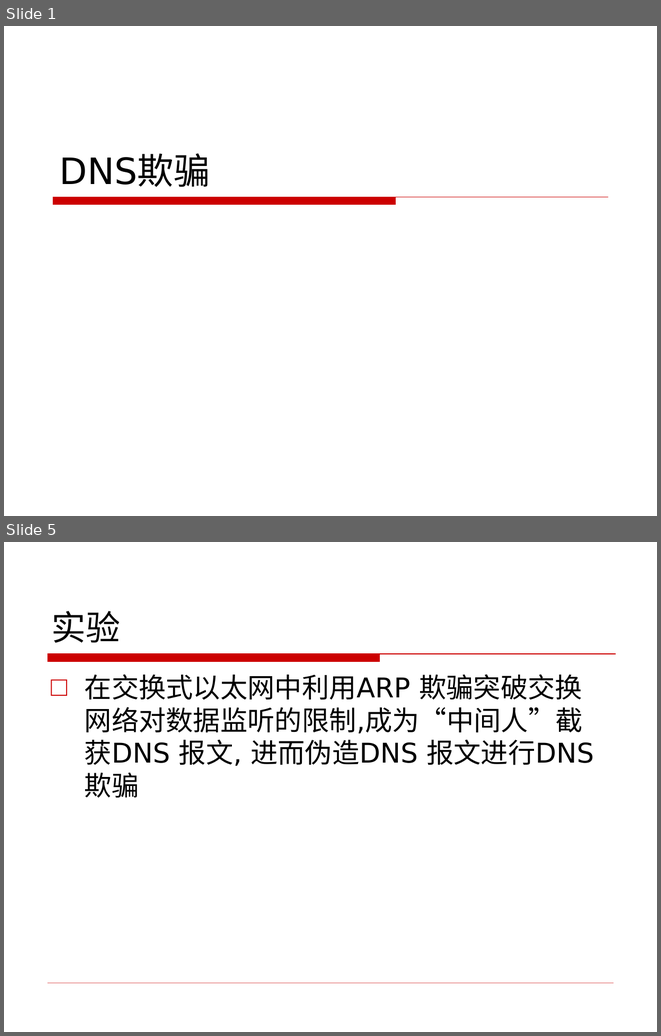
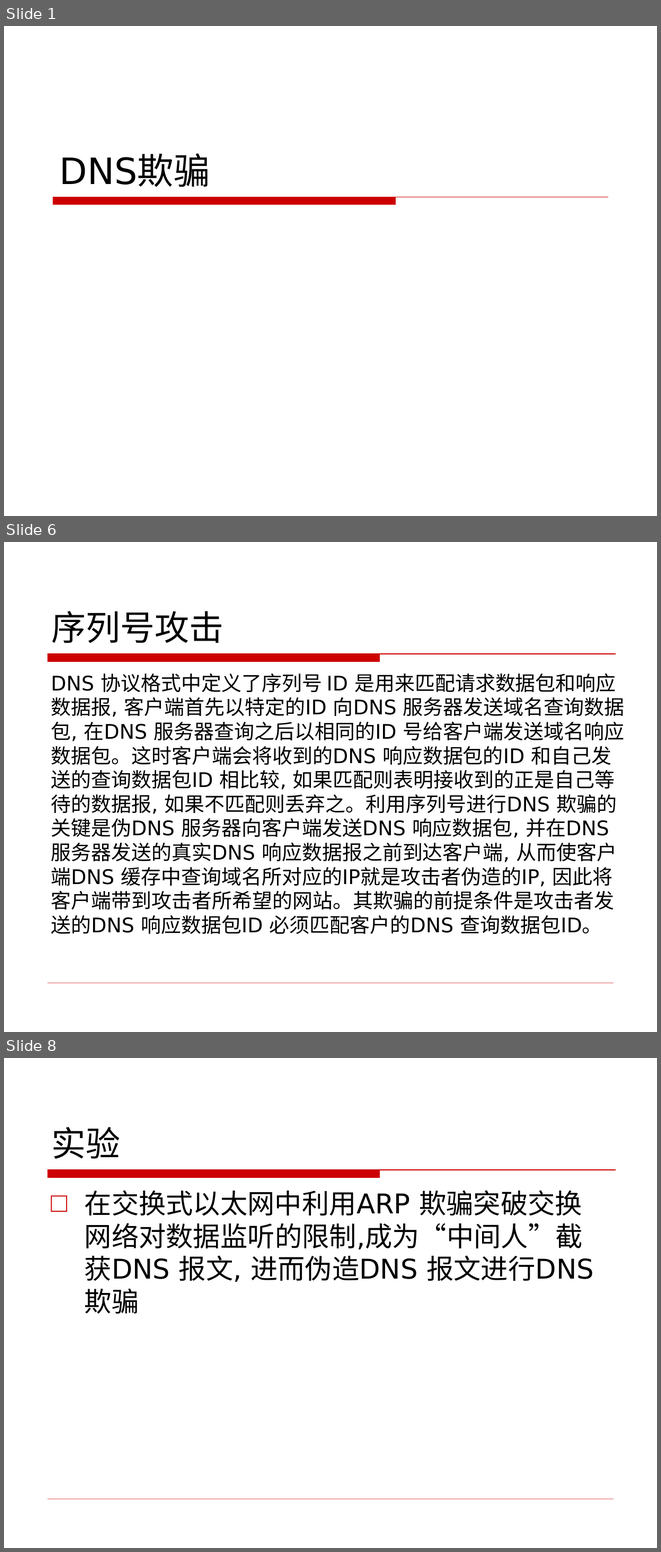
Before and after one commit to CUCCS/ns, a slide deck: 2016-2/MRL_YQY/DNS欺骗.ppt. Shown one above the other, each under a label of ours: slides 1 and 5 before the commit, slides 1, 6 and 8 after it; the slides between them are not shown. The pictures are 661x1036 and 661x1552 pixels, drawn with LibreOffice and Linux fonts; fonts in the diff are those of the drawing; background and template pictures are left out. Boxes give left, top, right and bottom in pixels: in the first picture for what was removed or moved away, otherwise in the second. Text is boxed around its words. In the diff, an @@ line names an element or a change of style, - is before the commit and + after.

Commit message:
1028-DNS欺骗PPT更新
添加了参考文献备注，补充了一些解释

```diff
--- a/2016-2/MRL_YQY/DNS欺骗.ppt
+++ b/2016-2/MRL_YQY/DNS欺骗.ppt
@@ slide 6 added at (4, 542, 657, 1032), background picture (left out); not listed: 2 template elements that a slide beside it also shows @@
@@ title added at (51, 611, 223, 643), 38 pt, text #000000 @@
+序列号攻击
@@ text added at (51, 673, 625, 934), 22.2 pt, text #000000 @@
+DNS 协议格式中定义了序列号 ID 是用来匹配请求数据包和响应数据报, 客户端首先以特定的ID 向DNS 服务器发送域名查询数据包, 在DNS 服务器查询之后以相同的ID 号给客户端发送域名响应数据包。这时客户端会将收到的DNS 响应数据包的ID 和自己发送的查询数据包ID 相比较, 如果匹配则表明接收到的正是自己等待的数据报, 如果不匹配则丢弃之。利用序列号进行DNS 欺骗的关键是伪DNS 服务器向客户端发送DNS 响应数据包, 并在DNS 服务器发送的真实DNS 响应数据报之前到达客户端, 从而使客户端DNS 缓存中查询域名所对应的IP就是攻击者伪造的IP, 因此将客户端带到攻击者所希望的网站。其欺骗的前提条件是攻击者发送的DNS 响应数据包ID 必须匹配客户的DNS 查询数据包ID。
@@ what was slide 5 is now slide 8 @@
```
Also in this commit, not shown: 3 slides changed, 6 other slides added, 1 slide removed.
